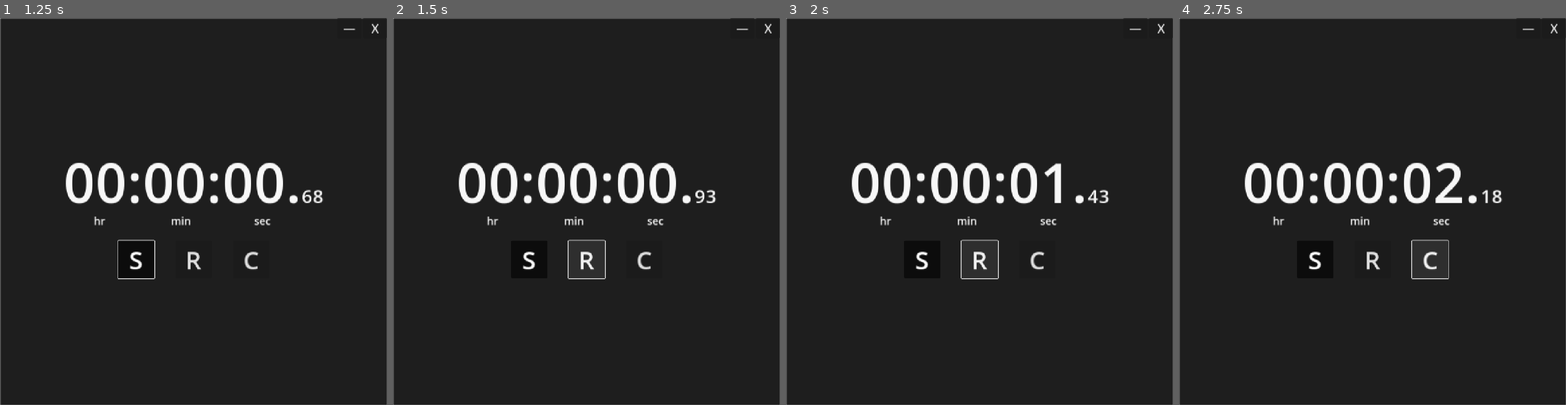
Above: before the commit, frames 1-4 (left to right).
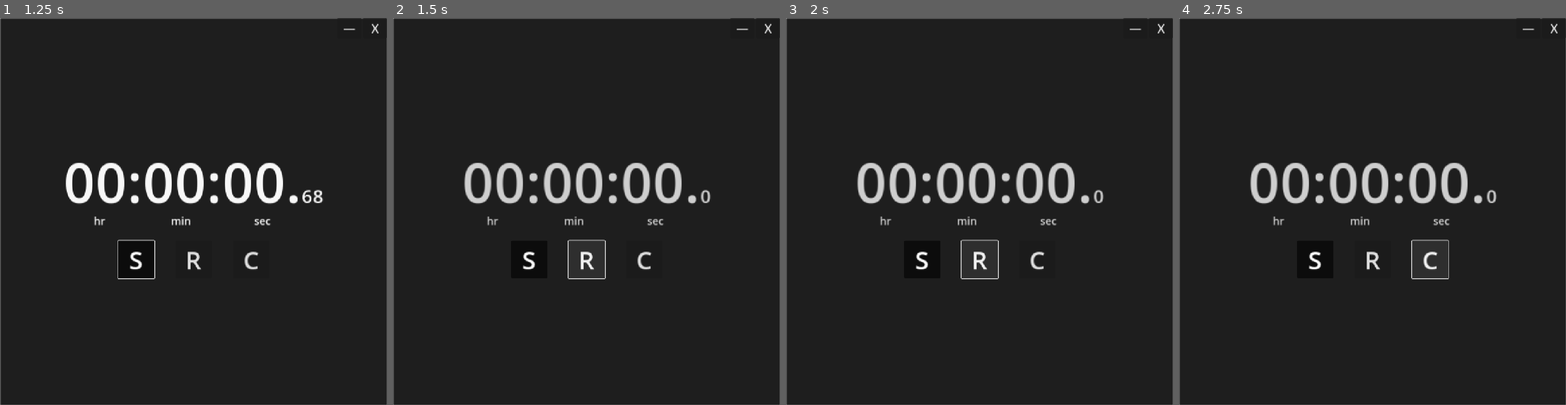
Above: after the commit, the same moments.

Repository: LiteFeather1/ltf-stopwatch
Game: Godot game, scene res://main.tscn
Two runs of this game, one before a commit and one after it. Both use one fixed random seed, a clock stepped at 60 frames per second and the inputs below.
Inputs:
- Up to frame 1 (1.25 s): click "S" at 0.5 s
- Up to frame 2 (1.5 s): click "R" at 1.25 s
- Up to frame 3 (2 s): no input
- Up to frame 4 (2.75 s): click "C" at 2 s

Frame 1 is identical in both runs. In frame 2, 4.6% of the frame differs, in the area x 17-84%, y 37-54%; in frame 3, 4.4%; in frame 4, 4.5%.

Commit message:
Reset functionality

Diff:
--- a/main.gd
+++ b/main.gd
@@ -1,7 +1,7 @@
 class_name Main
 extends Control
 
-
+@export_category("Window")
 @export var min_window_size := Vector2i(128, 128)
 @export var max_window_size := Vector2i(512, 512)
 @export var move_window_smoothing_factor := .99
--- a/main.tscn
+++ b/main.tscn
@@ -129,6 +129,7 @@
 text = "X"
 
 [connection signal="toggled" from="VBoxContainer/HBoxContainer/b_start" to="VBoxContainer/stopwatch" method="set_state"]
+[connection signal="pressed" from="VBoxContainer/HBoxContainer/b_reset" to="VBoxContainer/stopwatch" method="reset"]
 [connection signal="gui_input" from="hbc_chrome" to="." method="_on_hbc_chrome_gui_input"]
 [connection signal="pressed" from="hbc_chrome/b_minimize_window" to="." method="_minimize_window"]
 [connection signal="pressed" from="hbc_chrome/b_close_window" to="." method="_close_window"]
--- a/scenes/stopwatch.gd
+++ b/scenes/stopwatch.gd
@@ -18,15 +18,25 @@
 
 func _process(delta: float) -> void:
 	elapsed_time += delta
+	_set_time()
 
+
+func set_state(state: bool) -> void:
+	set_process(state)
+	modulate = ticking_colour if state else paused_colour
+
+
+func reset() -> void:
+	set_process(false)
+	modulate = paused_colour
+	elapsed_time = 0.0
+	_set_time()
+
+
+func _set_time() -> void:
 	_l_time.text = _time_text_template % [
 			(elapsed_time / 3600.0),
 			(fmod(elapsed_time, 3600.0) / 60.0),
 			(fmod(elapsed_time, 60.0)),
 			(fmod(elapsed_time, 1) * 100.0)
 	]
-
-
-func set_state(state: bool) -> void:
-	set_process(state)
-	modulate = ticking_colour if state else paused_colour
